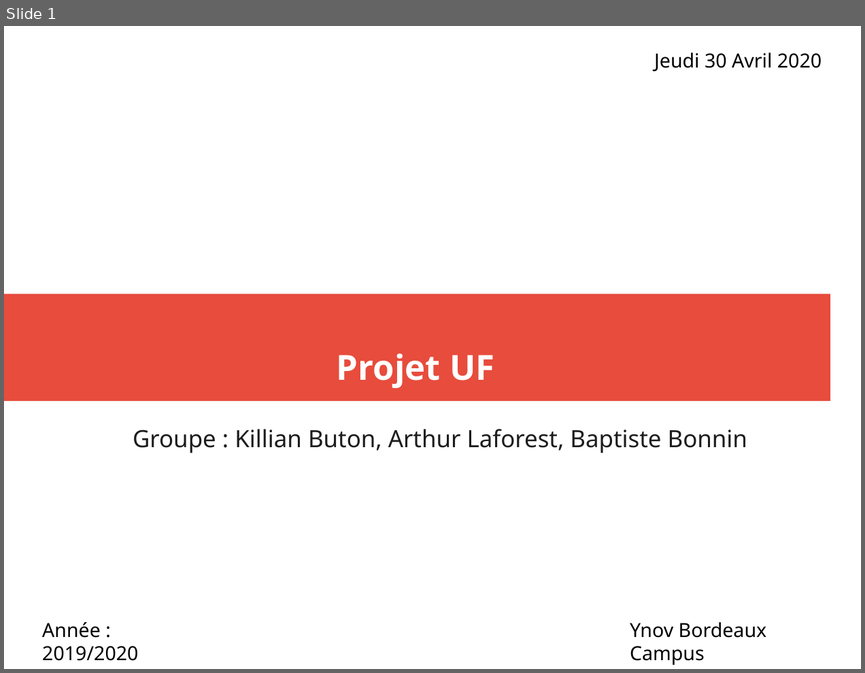
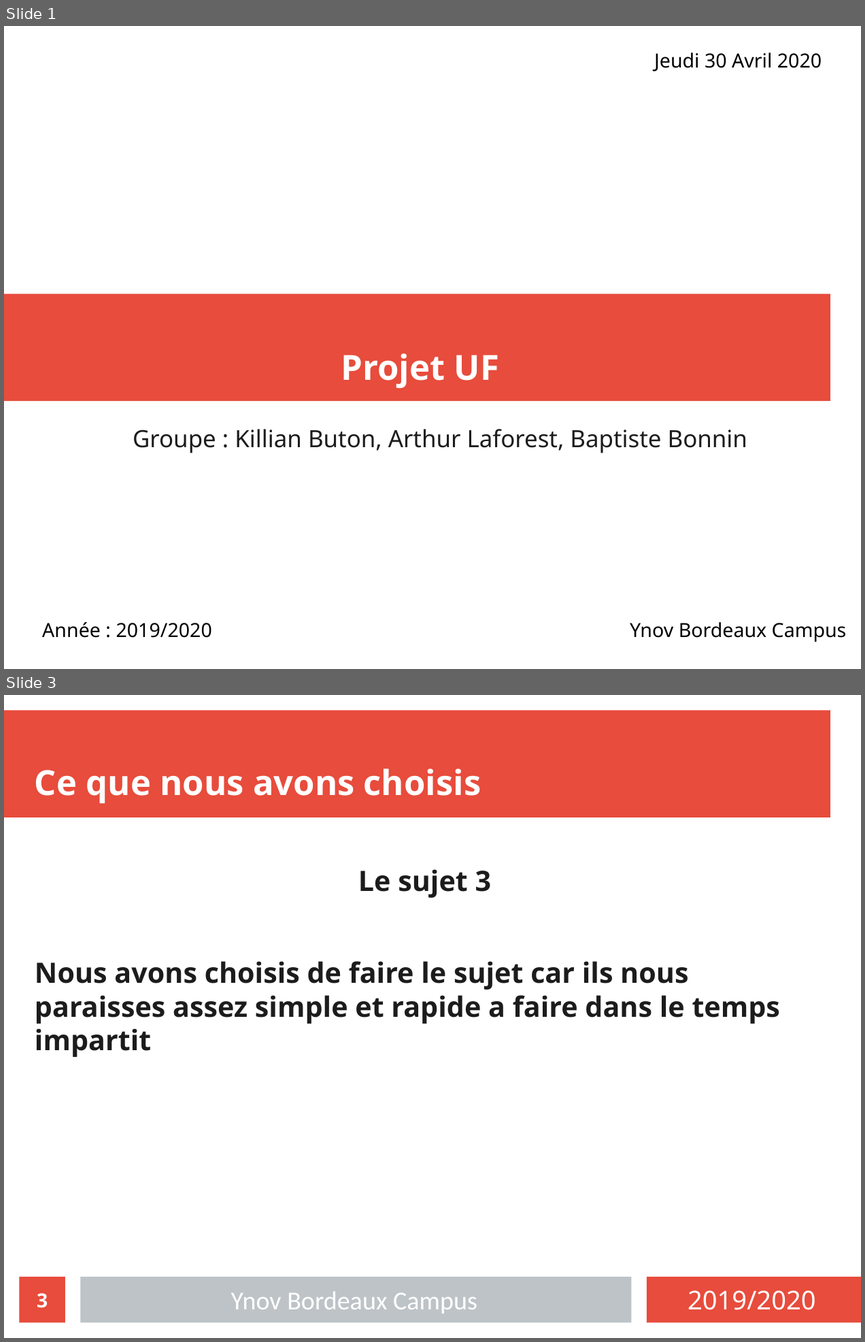
Before and after one commit to exender/Projet-dev, a slide deck: presentation.odp. Shown one above the other, each under a label of ours: slide 1 before the commit, slides 1 and 3 after it; the slides between them are not shown. The pictures are 865x673 and 865x1342 pixels, drawn with LibreOffice and Linux fonts; fonts in the diff are those of the drawing. Boxes give left, top, right and bottom in pixels: in the first picture for what was removed or moved away, otherwise in the second. Text is boxed around its words. In the diff, an @@ line names an element or a change of style, - is before the commit and + after.

```diff
--- a/presentation.odp
+++ b/presentation.odp
@@ slide 3 added at (4, 695, 861, 1338), background #FFFFFF @@
@@ freeform shape added at (4, 711, 830, 818), fill #E74C3C @@
@@ title added at (35, 768, 481, 803), 32 pt, text #FFFFFF, bold @@
+Ce que nous avons choisis
@@ text added at (35, 869, 780, 1057), 26 pt, text #1C1C1C, bold @@
+Le sujet 3
+Nous avons choisis de faire le sujet car ils nous paraisses assez simple et rapide a faire dans le temps impartit
@@ page number added at (20, 1276, 65, 1323), fill #E74C3C, 18 pt, text #FFFFFF, bold @@
+3
@@ freeform shape added at (80, 1276, 632, 1323), fill #BDC3C7 @@
@@ freeform shape added at (647, 1276, 861, 1323), fill #E74C3C @@
@@ text added at (231, 1291, 477, 1313), 24 pt, text #FFFFFF @@
+Ynov Bordeaux Campus
@@ text added at (687, 1290, 816, 1310), 24 pt, text #FFFFFF @@
+2019/2020
@@ slide 1 changed as well @@
@@ rectangle removed at (4, 293, 830, 401) @@
@@ freeform shape added at (4, 293, 830, 401), fill #E74C3C @@
@@ title "Projet UF": place and size @@
-title "Projet UF" at (337, 353, 494, 388)
+title "Projet UF" at (341, 353, 499, 388)
@@ text "Année : 2019/2020" rewrapped from (42, 622, 138, 660) to (42, 622, 212, 637) @@
@@ text "Ynov Bordeaux Campus" rewrapped from (630, 622, 767, 665) to (630, 622, 847, 641) @@
```
Also in this commit, not shown: 1 other slide changed, 2 other slides added, 1 slide removed.
